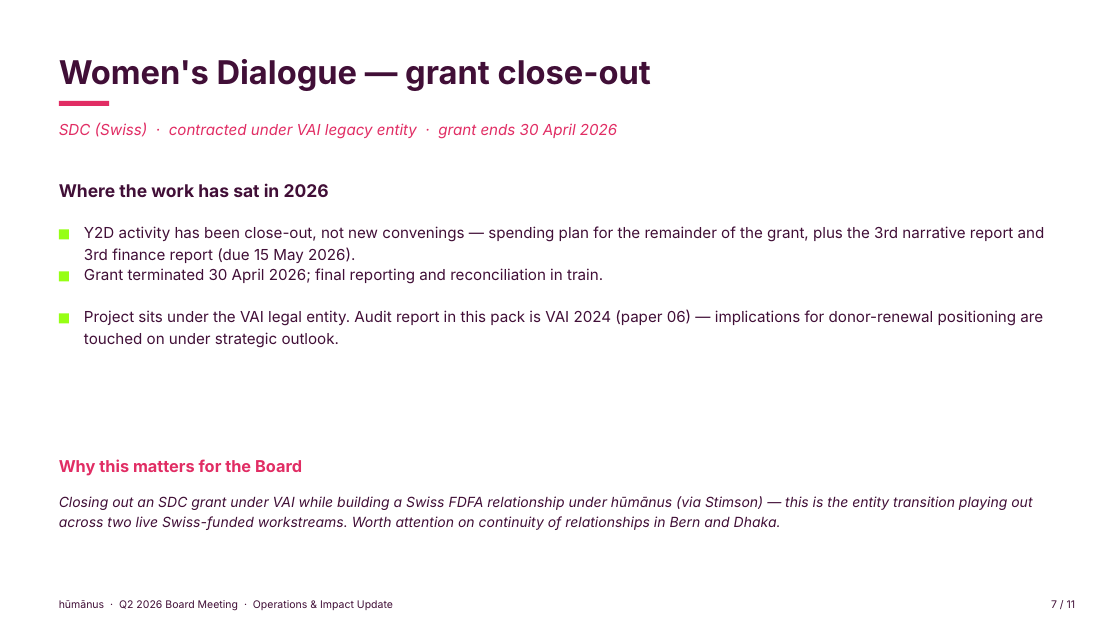
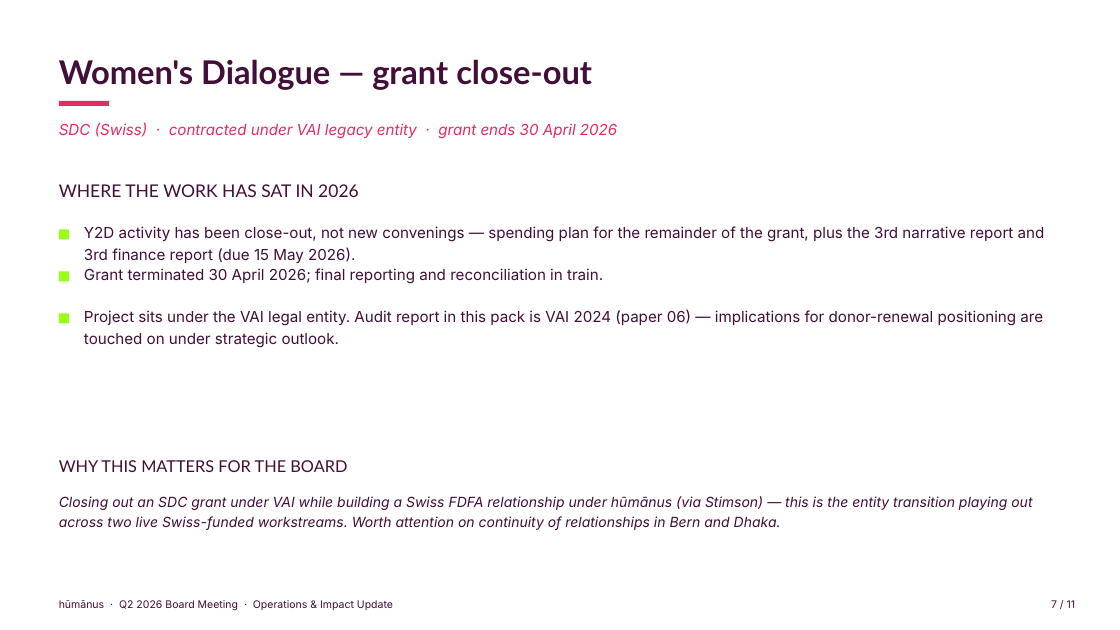
Before and after one commit to evafrances04/humanusGovernance, a slide deck: slide 7 of 2026/Q2/08-ED-Operations-Impact-Y2D.pptx. Drawn at 1120x630 pixels with LibreOffice and Linux fonts; fonts in the diff are those of the drawing. Boxes give left, top, right and bottom in pixels: in the first picture for what was removed or moved away, otherwise in the second. Text is boxed around its words. In the diff, an @@ line names an element or a change of style, - is before the commit and + after.

Commit message:
Brand polish pass on Q2 2026 ED Operations and Impact deck
- Replace cover and close text wordmarks with humanus Bold logo image
  (locks the brand mark regardless of installed fonts).
- Apply Fagun for headings (Bold for H2 slide titles, Medium tracked
  small-caps for section sub-heads, Black for cover/close hero).
- Keep Inter for body and tables - still the safe rendering choice
  for board members who do not have Fagun installed.
- Restyle cover meta line to Bold lime (Touch reserved for sparing
  emphasis per guidelines).
- Add PDF export so typography locks for board distribution.

```diff
--- a/2026/Q2/08-ED-Operations-Impact-Y2D.pptx
+++ b/2026/Q2/08-ED-Operations-Impact-Y2D.pptx
@@ text "Women's Dialogue — grant close-out" at (59, 59, 592, 90): font Inter to Lato @@
@@ text at (59, 184, 359, 197): text changed; font Inter to Lato; bold off @@
-Where the work has sat in 2026
+WHERE THE WORK HAS SAT IN 2026
@@ text at (59, 460, 347, 472): text changed; font Inter to Lato; text colour #E12D64 to #410F37; bold off @@
-Why this matters for the Board
+WHY THIS MATTERS FOR THE BOARD
```
Also in this commit, not shown: 10 other slides changed, 2 other files.
